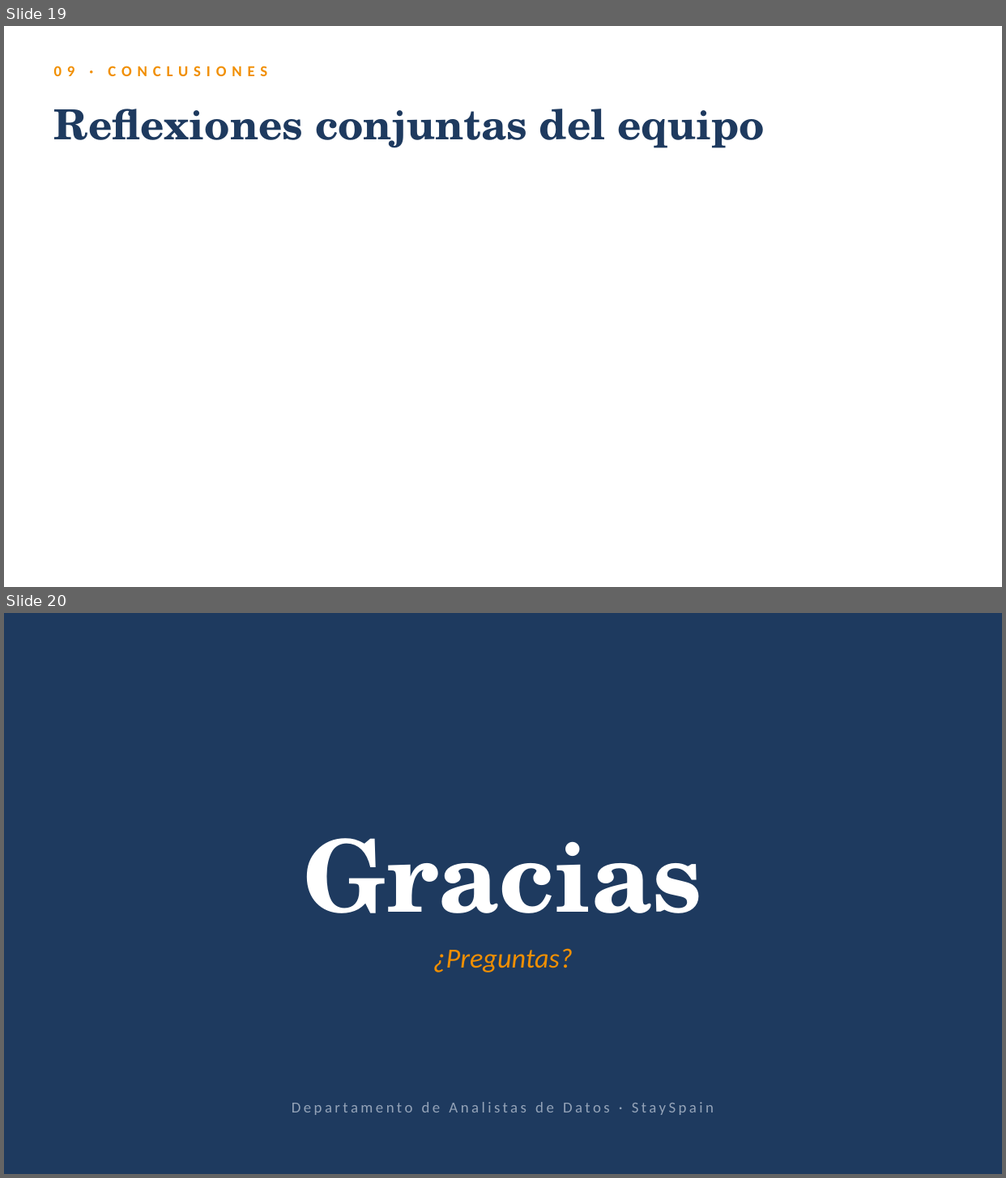
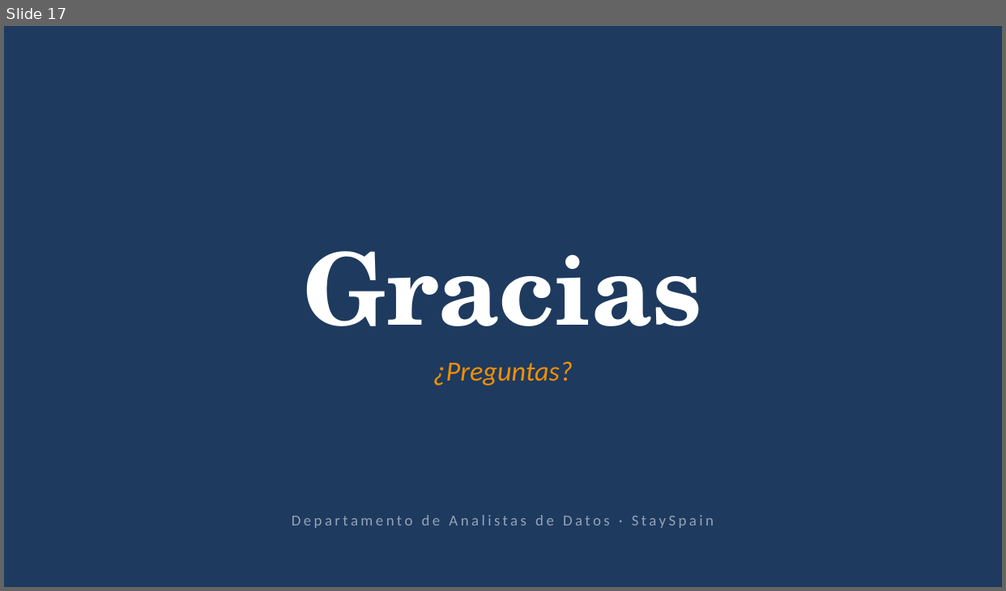
Before and after one commit to ITACADEMYprojectes/ProjecteData, a slide deck: Equip_29/Results/2026_06_01_StaySpain_Presentacion.pptx. Shown one above the other, each under a label of ours: slides 19 and 20 before the commit, slide 17 after it. The pictures are 1006x1178 and 1006x591 pixels, drawn with LibreOffice and Linux fonts; fonts in the diff are those of the drawing. Boxes give left, top, right and bottom in pixels: in the first picture for what was removed or moved away, otherwise in the second. Text is boxed around its words. In the diff, an @@ line names an element or a change of style, - is before the commit and + after.

```diff
--- a/Equip_29/Results/2026_06_01_StaySpain_Presentacion.pptx
+++ b/Equip_29/Results/2026_06_01_StaySpain_Presentacion.pptx
@@ slide 19 removed at [4,26,1002,587], background #FFFFFF @@
@@ text removed at [54,66,267,76] @@
-09 · CONCLUSIONES
@@ text removed at [54,109,765,148] @@
-Reflexiones conjuntas del equipo
@@ what was slide 20 is now slide 17 @@
```
Also in this commit, not shown: 1 slide changed, 1 slide added, 3 other slides removed.
